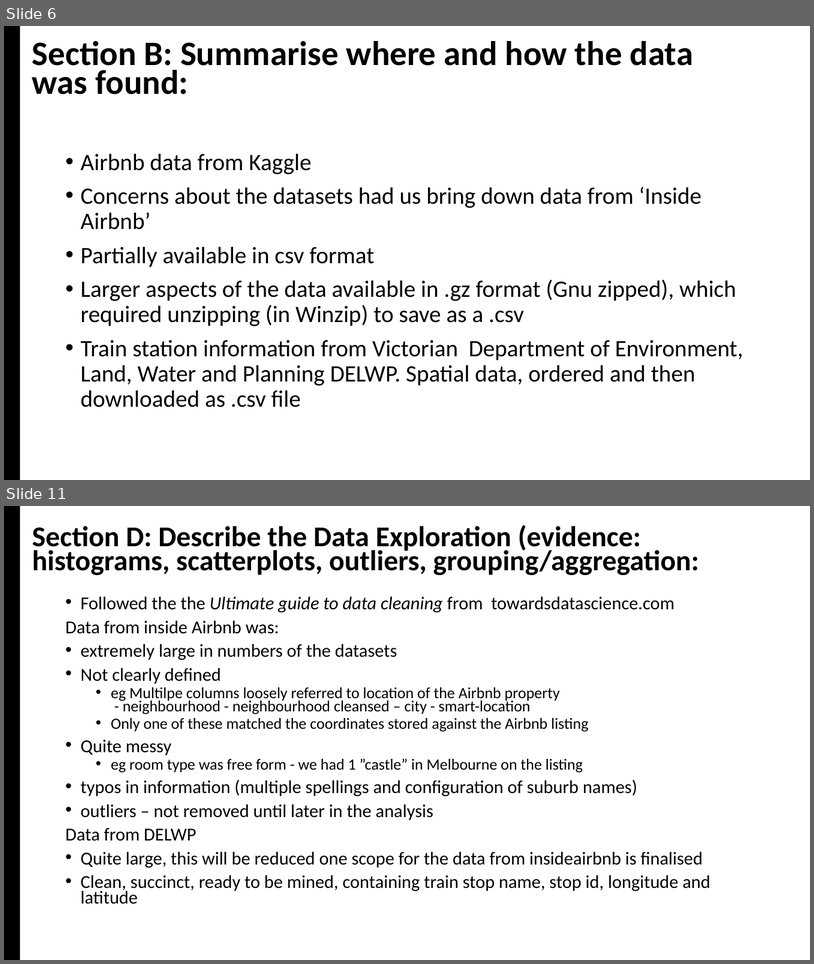
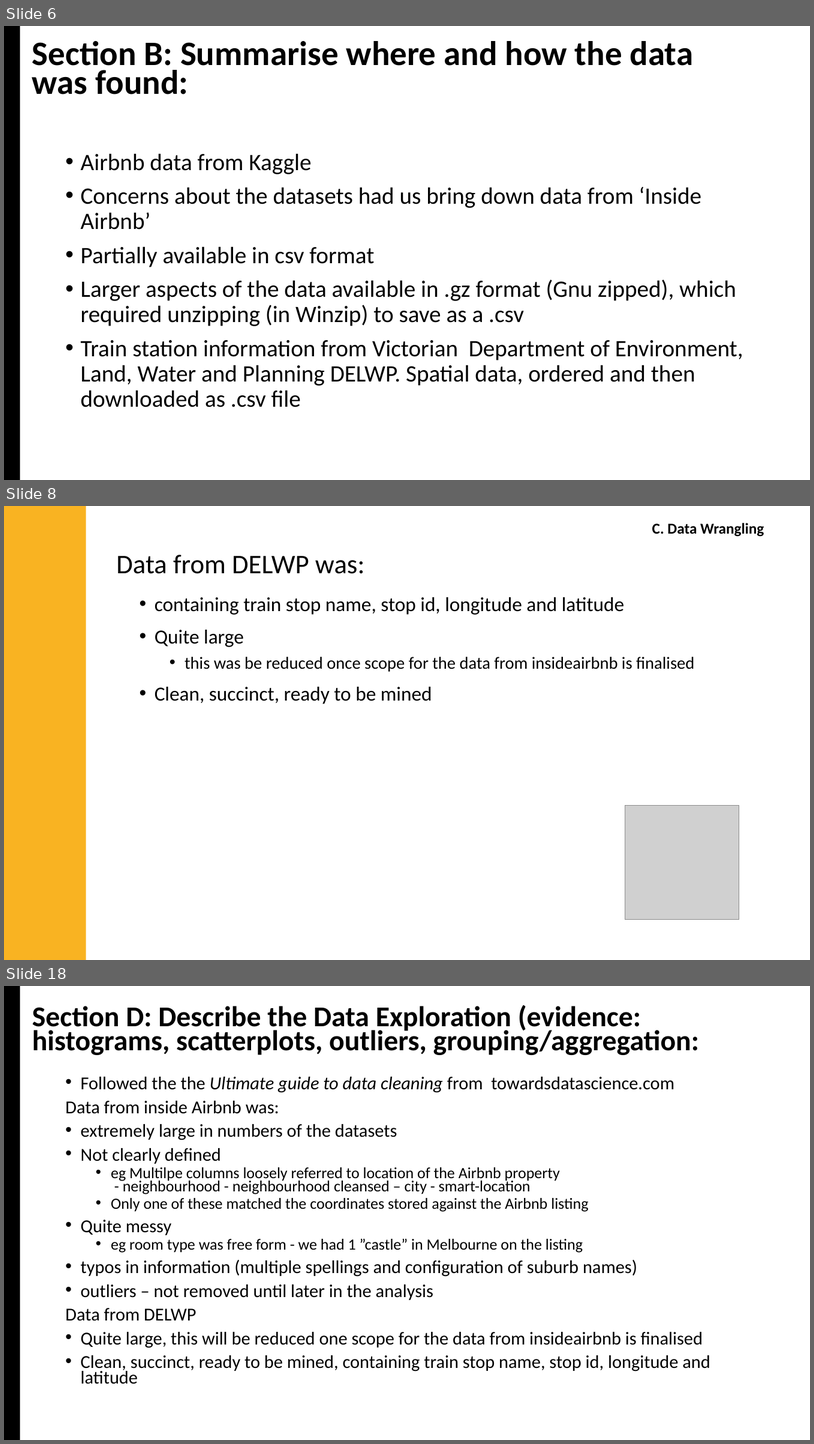
Before and after one commit to jMacProd/Project1, a slide deck: Presentation Slides/airbnbPresentation.pptx. Shown one above the other, each under a label of ours: slides 6 and 11 before the commit, slides 6, 8 and 18 after it; the slides between them are not shown. The pictures are 814x964 and 814x1444 pixels, drawn with LibreOffice and Linux fonts; fonts in the diff are those of the drawing; grey boxes stand for pictures. Boxes give left, top, right and bottom in pixels: in the first picture for what was removed or moved away, otherwise in the second. Text is boxed around its words. In the diff, an @@ line names an element or a change of style, - is before the commit and + after.

```diff
--- a/Presentation Slides/airbnbPresentation.pptx
+++ b/Presentation Slides/airbnbPresentation.pptx
@@ slide 8 added at bbox=[4, 506, 810, 960], background #FFFFFF @@
@@ rectangle added at bbox=[4, 506, 86, 960], fill #F9B322 @@
@@ text added at bbox=[653, 523, 764, 537], 18 pt, text #000000, bold @@
+C. Data Wrangling
@@ text added at bbox=[116, 555, 365, 574], 32 pt, text #000000 @@
+Data from DELWP was:
@@ text added at bbox=[155, 597, 695, 704], 23.8 pt, text #000000 @@
+• containing train stop name, stop id, longitude and latitude
+• Quite large
+  • this was be reduced once scope for the data from insideairbnb is finalised
+• Clean, succinct, ready to be mined
@@ picture added at bbox=[625, 805, 740, 919] @@
@@ what was slide 11 is now slide 18 @@
```
Also in this commit, not shown: 4 slides changed, 7 other slides added, 1 slide removed, 2 other files.
